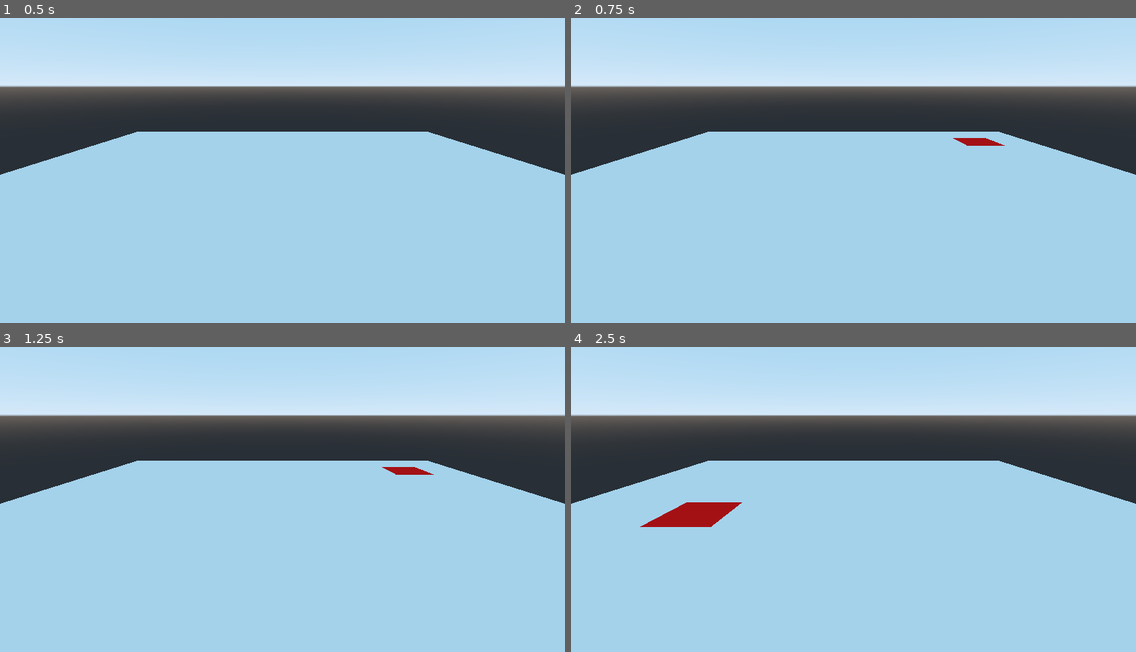
Above: before the commit, frames 1-4 (two rows, left to right).
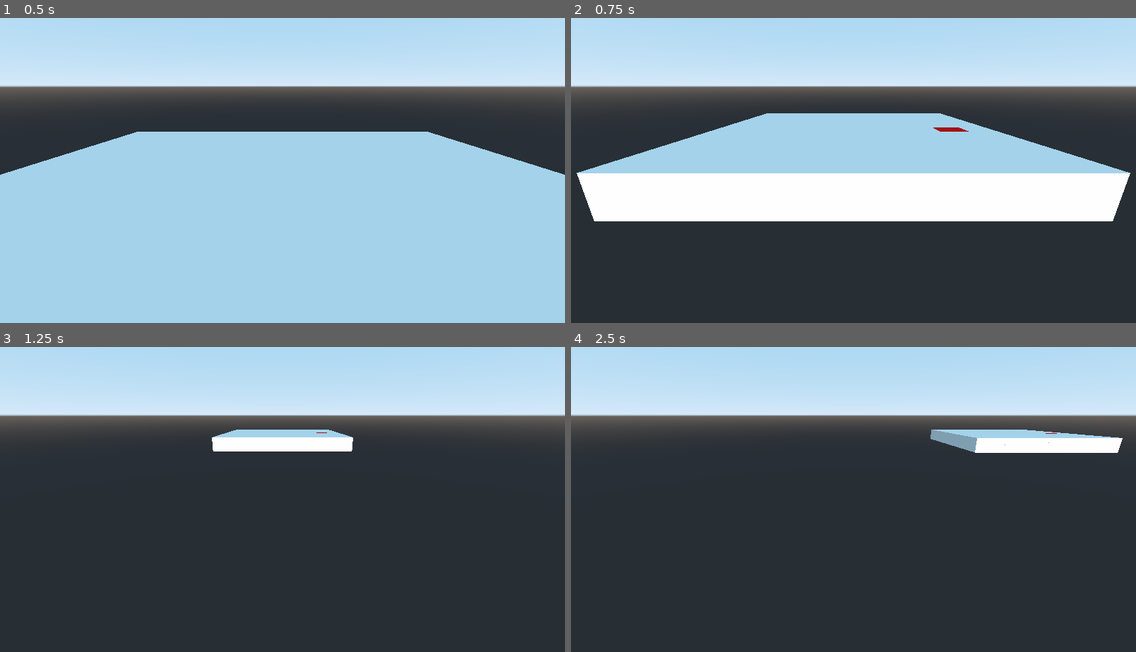
Above: after the commit, the same moments.

Repository: sisipun/Bugttle3D
Game: Godot game, scene res://Level/Level.tscn
Same seed, same stepped clock (60 frames per second), same inputs: the game is played once before the commit and once after it.
Inputs (mouse positions are in pixels of both pictures, inside the frame that each line leads up to):
- Up to frame 1 (0.5 s): no input
- Up to frame 2 (0.75 s): tap Enter at 0.5 s; move the mouse to (977, 140) at 0.52 s; hold S (camera_back, bound only after the commit) from 0.53 s (still down); click (977, 140) at 0.67 s
- Up to frame 3 (1.25 s): keep holding S (camera_back, bound only after the commit); tap W (camera_forward, bound only after the commit) at 0.8 s
- Up to frame 4 (2.5 s): move the mouse to (740, 502) at 1.27 s; release S (camera_back, bound only after the commit) at 1.28 s; tap W (camera_forward, bound only after the commit) at 1.35 s; click (740, 502) at 1.42 s; tap A (camera_left, bound only after the commit) at 1.55 s; tap Space at 2 s; move the mouse to (910, 414) at 2.02 s; hold A (camera_left, bound only after the commit) from 2.03 s (still down); click (910, 414) at 2.17 s; tap D (camera_right, bound only after the commit) at 2.3 s

Frame 1 is identical in both runs. In frame 2, 52% of the frame differs, in the area x 0-100%, y 31-100%; in frame 3, 61%; in frame 4, 61%, in the area x 0-100%, y 27-100%.

Commit message:
Camera movement

Diff:
--- /dev/null
+++ b/Level/Camera.gd
@@ -0,0 +1,34 @@
+extends Camera
+
+
+export var speed = 1
+
+
+var velocity = Vector3.ZERO
+
+
+
+func _process(delta: float) -> void:
+	var direction: Vector3 = Vector3.ZERO
+
+	if Input.is_action_pressed("camera_forward"):
+		direction.z -= 1
+	if Input.is_action_pressed("camera_back"):
+		direction.z += 1
+	if Input.is_action_pressed("camera_right"):
+		direction.x += 1
+	if Input.is_action_pressed("camera_left"):
+		direction.x -= 1
+
+	if direction != Vector3.ZERO:
+		direction = direction.normalized()
+
+	velocity = direction * speed
+	transform.origin += velocity
+
+
+func _input(event: InputEvent) -> void:
+	if event is InputEventMouseMotion:
+		pass
+		# TODO camra rotation
+		# look_at(project_ray_origin(event.position) + project_ray_normal(event.position), Vector3.UP)
--- a/Level/Level.gd
+++ b/Level/Level.gd
@@ -29,7 +29,7 @@
 
 
 func _on_tile_pressed(x, y) -> void:
-	if (_selected_tile):
+	if _selected_tile:
 		_selected_tile.set_unclicked()
 
 	_selected_tile = _map[x * size + y]
--- a/Level/Level.tscn
+++ b/Level/Level.tscn
@@ -1,7 +1,8 @@
-[gd_scene load_steps=3 format=2]
+[gd_scene load_steps=4 format=2]
 
 [ext_resource path="res://Level/Level.gd" type="Script" id=1]
 [ext_resource path="res://Level/Tile.tscn" type="PackedScene" id=2]
+[ext_resource path="res://Level/Camera.gd" type="Script" id=3]
 
 [node name="Level" type="Spatial"]
 script = ExtResource( 1 )
@@ -10,6 +11,7 @@
 
 [node name="Camera" type="Camera" parent="."]
 transform = Transform( 1, 0, 0, 0, 0.956981, 0.290151, 0, -0.290151, 0.956981, 0, 4, 6 )
+script = ExtResource( 3 )
 
 [node name="DirectionalLight" type="DirectionalLight" parent="."]
 
--- a/Level/Tile.tscn
+++ b/Level/Tile.tscn
@@ -1,8 +1,8 @@
 [gd_scene load_steps=6 format=2]
 
 [ext_resource path="res://Level/Tile.gd" type="Script" id=1]
-[ext_resource path="res://Level/tile.tres" type="Material" id=2]
-[ext_resource path="res://Level/pressed_tile.tres" type="Material" id=3]
+[ext_resource path="res://Assets/Tile/tile.tres" type="Material" id=2]
+[ext_resource path="res://Assets/Tile/pressed_tile.tres" type="Material" id=3]
 
 [sub_resource type="BoxShape" id=1]
 
--- a/project.godot
+++ b/project.godot
@@ -28,11 +28,34 @@
 
 config/name="Buggtle3D"
 run/main_scene="res://Level/Level.tscn"
-config/icon="res://icon.png"
+config/icon="res://Assets/icon.png"
 
 [gui]
 
 common/drop_mouse_on_gui_input_disabled=true
+
+[input]
+
+camera_forward={
+"deadzone": 0.5,
+"events": [ Object(InputEventKey,"resource_local_to_scene":false,"resource_name":"","device":0,"alt":false,"shift":false,"control":false,"meta":false,"command":false,"pressed":false,"scancode":87,"physical_scancode":0,"unicode":0,"echo":false,"script":null)
+ ]
+}
+camera_back={
+"deadzone": 0.5,
+"events": [ Object(InputEventKey,"resource_local_to_scene":false,"resource_name":"","device":0,"alt":false,"shift":false,"control":false,"meta":false,"command":false,"pressed":false,"scancode":83,"physical_scancode":0,"unicode":0,"echo":false,"script":null)
+ ]
+}
+camera_left={
+"deadzone": 0.5,
+"events": [ Object(InputEventKey,"resource_local_to_scene":false,"resource_name":"","device":0,"alt":false,"shift":false,"control":false,"meta":false,"command":false,"pressed":false,"scancode":65,"physical_scancode":0,"unicode":0,"echo":false,"script":null)
+ ]
+}
+camera_right={
+"deadzone": 0.5,
+"events": [ Object(InputEventKey,"resource_local_to_scene":false,"resource_name":"","device":0,"alt":false,"shift":false,"control":false,"meta":false,"command":false,"pressed":false,"scancode":68,"physical_scancode":0,"unicode":0,"echo":false,"script":null)
+ ]
+}
 
 [physics]
 
@@ -40,4 +63,4 @@
 
 [rendering]
 
-environment/default_environment="res://default_env.tres"
+environment/default_environment="res://Assets/default_env.tres"
Renamed: Level/pressed_tile.tres -> Assets/Tile/pressed_tile.tres
Renamed: Level/tile.tres -> Assets/Tile/tile.tres
Renamed: default_env.tres -> Assets/default_env.tres
Renamed: icon.png -> Assets/icon.png
Not shown, changed: Assets/icon.png.import
